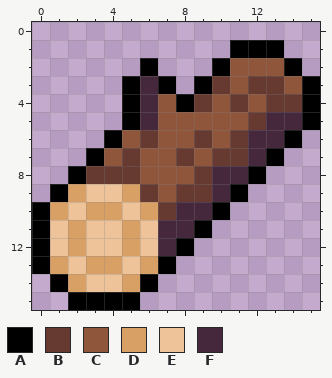
Edited in one commit: pixel-art sprite (assette/item/Item_54.png). Above is the file before it was changed.
The file is 16x16 pixels.
Palette (. is transparent): A #000000  B #663931  C #8f563b  D #d9a066  E #eec39a  F #45283c
Once edited:
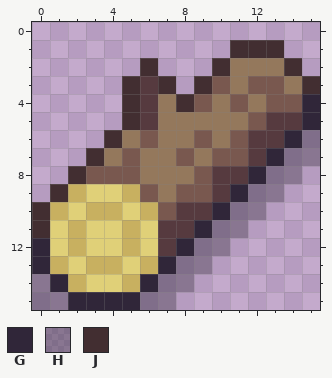
Colours new in this view: G #302639  H #30283866  J #422e31
Changes in this commit:
{"colour":"B","old":"#663931","new":"#79584f"}
{"colour":"C","old":"#8f563b","new":"#94785c"}
{"colour":"D","old":"#d9a066","new":"#c8b060"}
{"colour":"E","old":"#eec39a","new":"#e0d078"}
{"colour":"F","old":"#45283c","new":"#563a3f"}
{"y":1,"x":11,"old":"AAA","new":"JJJ"}
{"y":2,"x":6,"old":"A","new":"J"}
{"y":2,"x":10,"old":"A","new":"J"}
{"y":2,"x":14,"old":"A","new":"J"}
{"y":3,"x":5,"old":"A","new":"J"}
{"y":3,"x":7,"old":"A","new":"J"}
{"y":3,"x":9,"old":"A","new":"J"}
{"y":3,"x":15,"old":"A","new":"J"}
{"y":4,"x":5,"old":"A","new":"J"}
{"y":4,"x":8,"old":"A","new":"J"}
{"y":4,"x":15,"old":"A","new":"G"}
{"y":5,"x":5,"old":"A","new":"J"}
{"y":5,"x":15,"old":"A","new":"G"}
{"y":6,"x":4,"old":"A","new":"J"}
{"y":6,"x":14,"old":"A.","new":"GH"}
{"y":7,"x":3,"old":"A","new":"J"}
{"y":7,"x":13,"old":"A..","new":"GHH"}
{"y":8,"x":2,"old":"A","new":"J"}
{"y":8,"x":12,"old":"A..","new":"GHH"}
{"y":9,"x":1,"old":"A","new":"J"}
{"y":9,"x":11,"old":"A..","new":"GHH"}
{"y":10,"x":0,"old":"A","new":"J"}
{"y":10,"x":10,"old":"A..","new":"GHH"}
{"y":11,"x":0,"old":"A","new":"J"}
{"y":11,"x":9,"old":"A..","new":"GHH"}
{"y":12,"x":0,"old":"A","new":"G"}
{"y":12,"x":8,"old":"A..","new":"GHH"}
{"y":13,"x":0,"old":"A","new":"G"}
{"y":13,"x":7,"old":"A..","new":"GHH"}
{"y":14,"x":0,"old":".A","new":"HG"}
{"y":14,"x":6,"old":"A..","new":"GHH"}
{"y":15,"x":0,"old":"..AAAA..","new":"HHGGGGHH"}
{"label":"changed","picture_box":[32,40,320,310]}
